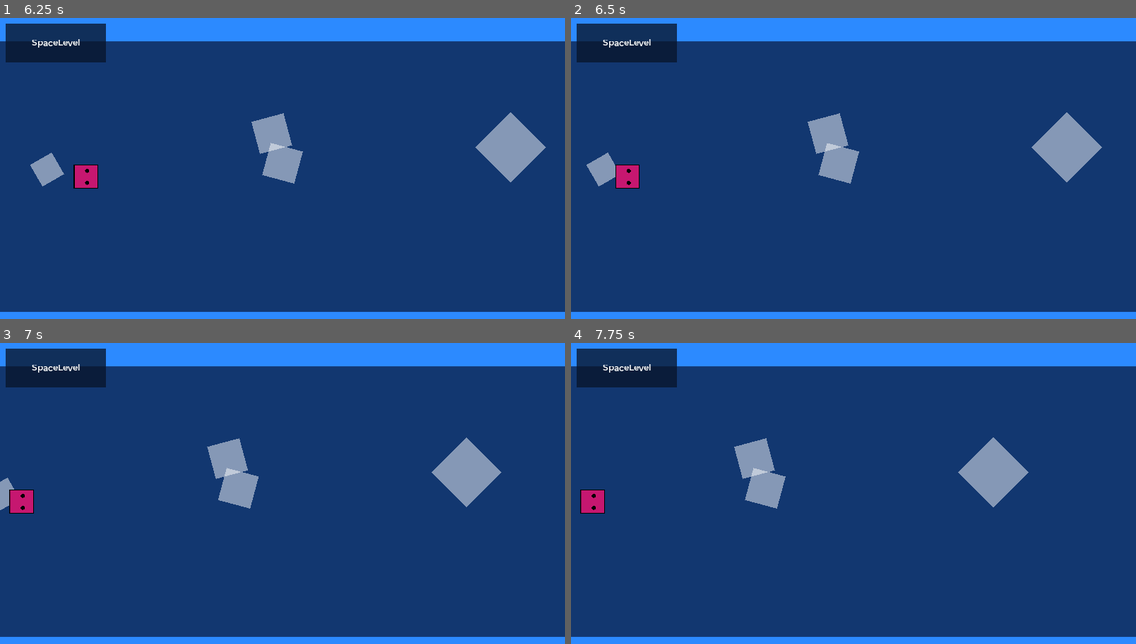
Above: before the commit, frames 1-4 (two rows, left to right).
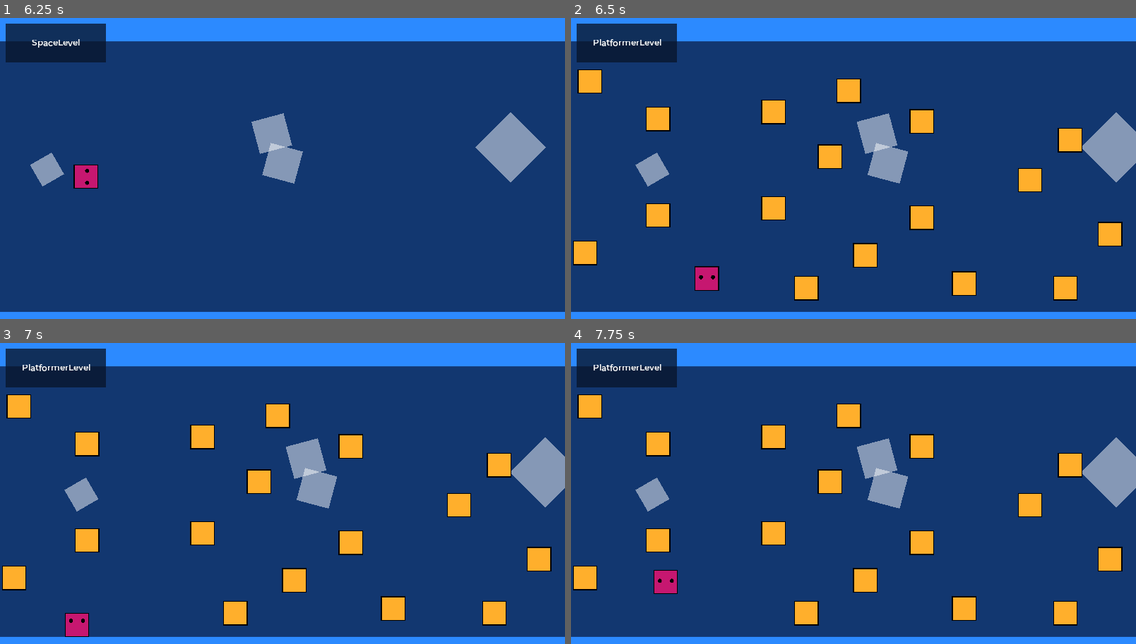
Above: after the commit, the same moments.

Repository: gdquest-demos/godot-mini-tuts-demos
Game: Godot game, scene res://Levels/SpaceLevel.tscn
The game is run twice, just before and just after one commit, with the same random seed, the same clock (stepped at 60 frames per second) and the same inputs.
Inputs (mouse positions are in pixels of both pictures, inside the frame that each line leads up to):
- Up to frame 1 (6.25 s): move the mouse to (406, 159) at 0.52 s; hold Space (jump) 0.53-1.28 s; hold D (right) 0.53-2.03 s; move the mouse to (169, 192) at 1.27 s; click (169, 192) at 1.35 s; tap Space (jump) at 1.52, 1.55, 1.82, 3.02, 3.05, 3.32, 4.52, 4.55, 4.82, 6.02, 6.05 s; move the mouse to (339, 108) at 2.02 s; hold A (left) 2.03-2.78 s; hold Space (jump) 2.03-2.78 s; move the mouse to (254, 240) at 2.77 s; hold D (right) 2.78-4.28 s; click (254, 240) at 2.85 s; move the mouse to (452, 225) at 3.52 s; hold Space (jump) 3.53-4.28 s; tap 2 (load_flappy) at 4.15 s; move the mouse to (113, 129) at 4.27 s; hold A (left) 4.28-5.03 s; click (113, 129) at 4.35 s; tap 4 (load_geometry) at 4.9 s; move the mouse to (310, 177) at 5.02 s; hold D (right) 5.03-5.78 s; hold Space (jump) 5.03-5.78 s; tap 1 (load_space) at 5.65 s; move the mouse to (197, 96) at 5.77 s; hold A (left) from 5.78 s (still down); click (197, 96) at 5.85 s
- Up to frame 2 (6.5 s): keep holding A (left); tap Space (jump) at 6.32 s; tap 5 (load_platformer, bound only after the commit) at 6.4 s
- Up to frame 3 (7 s): keep holding A (left); move the mouse to (406, 484) at 6.52 s; hold Space (jump) from 6.53 s (still down)
- Up to frame 4 (7.75 s): move the mouse to (740, 517) at 7.27 s; release A (left) at 7.28 s; release Space (jump) at 7.28 s; hold D (right) from 7.28 s (still down); click (740, 517) at 7.35 s; tap Space (jump) at 7.52, 7.55 s

Frame 1 is identical in both runs. In frame 2, 12% of the frame differs, in the area x 0-100%, y 7-94%; in frame 3, 12%; in frame 4, 12%.

Commit message:
Added platformer scene

Diff:
--- /dev/null
+++ b/2d/SideScrolling-Movements/Actors/PlayerPlatformer.gd
@@ -0,0 +1,36 @@
+extends KinematicBody2D
+
+export var speed := 400
+export var gravity := 2500
+export var jump_speed := -1000
+
+var _frame_index := {
+	Vector2.ZERO: 0, Vector2.RIGHT: 1, Vector2.LEFT: 2, Vector2.UP: 3, Vector2.DOWN: 4
+}
+var _velocity := Vector2.ZERO
+
+onready var animated_sprite: AnimatedSprite = $AnimatedSprite
+
+
+func _physics_process(delta) -> void:
+	_velocity.x = (Input.get_action_strength("right") - Input.get_action_strength("left")) * speed
+	_velocity.y += gravity * delta
+	_velocity = move_and_slide(_velocity, Vector2.UP)
+	if Input.is_action_just_pressed("jump"):
+		if is_on_floor():
+			_velocity.y = jump_speed
+
+
+func _unhandled_input(event):
+	if event.is_action_pressed("right"):
+		look_to(Vector2.RIGHT)
+	elif event.is_action_pressed("left"):
+		look_to(Vector2.LEFT)
+	elif event.is_action_pressed("jump"):
+		look_to(Vector2.UP)
+	else:
+		look_to(Vector2.ZERO)
+
+
+func look_to(direction: Vector2) -> void:
+	animated_sprite.frame = _frame_index[direction]
--- /dev/null
+++ b/2d/SideScrolling-Movements/Actors/PlayerPlatformer.tscn
@@ -0,0 +1,29 @@
+[gd_scene load_steps=9 format=2]
+
+[ext_resource path="res://Actors/Sprites/Player.svg" type="Texture" id=1]
+[ext_resource path="res://Actors/Sprites/PlayerDOWN.svg" type="Texture" id=2]
+[ext_resource path="res://Actors/Sprites/PlayerLEFT.svg" type="Texture" id=3]
+[ext_resource path="res://Actors/Sprites/PlayerRIGHT.svg" type="Texture" id=4]
+[ext_resource path="res://Actors/Sprites/PlayerUP.svg" type="Texture" id=5]
+[ext_resource path="res://Actors/PlayerPlatformer.gd" type="Script" id=6]
+
+[sub_resource type="SpriteFrames" id=1]
+animations = [ {
+"frames": [ ExtResource( 1 ), ExtResource( 4 ), ExtResource( 3 ), ExtResource( 5 ), ExtResource( 2 ) ],
+"loop": true,
+"name": "default",
+"speed": 5.0
+} ]
+
+[sub_resource type="RectangleShape2D" id=2]
+extents = Vector2( 40, 40 )
+
+[node name="PlayerPlatformer" type="KinematicBody2D"]
+script = ExtResource( 6 )
+
+[node name="AnimatedSprite" type="AnimatedSprite" parent="."]
+scale = Vector2( 0.2, 0.2 )
+frames = SubResource( 1 )
+
+[node name="CollisionShape2D" type="CollisionShape2D" parent="."]
+shape = SubResource( 2 )
--- a/2d/SideScrolling-Movements/Levels/ChangeLevel.gd
+++ b/2d/SideScrolling-Movements/Levels/ChangeLevel.gd
@@ -4,6 +4,7 @@
 var flappy_scene := "res://Levels/FlappyLevel.tscn"
 var angry_scene := "res://Levels/AngryLevel.tscn"
 var geometry_scene := "res://Levels/GeometryLevel.tscn"
+var platformer_scene := "res://Levels/PlatformerLevel.tscn"
 
 
 func _unhandled_input(event):
@@ -15,3 +16,5 @@
 		get_tree().change_scene(angry_scene)
 	elif event.is_action_pressed("load_geometry"):
 		get_tree().change_scene(geometry_scene)
+	elif event.is_action_pressed("load_platformer"):
+		get_tree().change_scene(platformer_scene)
--- /dev/null
+++ b/2d/SideScrolling-Movements/Levels/PlatformerLevel.tscn
@@ -0,0 +1,79 @@
+[gd_scene load_steps=5 format=2]
+
+[ext_resource path="res://Levels/Demo.tscn" type="PackedScene" id=1]
+[ext_resource path="res://Levels/floor.tscn" type="PackedScene" id=2]
+[ext_resource path="res://Actors/PlayerPlatformer.tscn" type="PackedScene" id=3]
+[ext_resource path="res://Actors/YellowObstacle.tscn" type="PackedScene" id=4]
+
+[node name="PlatformerLevel" instance=ExtResource( 1 )]
+
+[node name="PlayerPlatformer" parent="." index="1" instance=ExtResource( 3 )]
+position = Vector2( 488, 880 )
+
+[node name="Borders" type="Node2D" parent="." index="2"]
+
+[node name="floor" parent="Borders" index="0" instance=ExtResource( 2 )]
+
+[node name="rightwall" parent="Borders" index="1" instance=ExtResource( 2 )]
+position = Vector2( 920, 3128 )
+rotation = -1.57079
+
+[node name="leftwall" parent="Borders" index="2" instance=ExtResource( 2 )]
+position = Vector2( -1080, 3096 )
+rotation = -1.57079
+
+[node name="ceiling" parent="Borders" index="3" instance=ExtResource( 2 )]
+position = Vector2( 0, -1000 )
+
+[node name="Obstacles" type="Node2D" parent="." index="3"]
+
+[node name="Yellow" parent="Obstacles" index="0" instance=ExtResource( 4 )]
+position = Vector2( 800, 920 )
+
+[node name="Yellow2" parent="Obstacles" index="1" instance=ExtResource( 4 )]
+position = Vector2( 1000, 808 )
+
+[node name="Yellow3" parent="Obstacles" index="2" instance=ExtResource( 4 )]
+position = Vector2( 1192, 680 )
+
+[node name="Yellow4" parent="Obstacles" index="3" instance=ExtResource( 4 )]
+position = Vector2( 688, 648 )
+
+[node name="Yellow5" parent="Obstacles" index="4" instance=ExtResource( 4 )]
+position = Vector2( 880, 472 )
+
+[node name="Yellow8" parent="Obstacles" index="5" instance=ExtResource( 4 )]
+position = Vector2( 1680, 920 )
+
+[node name="Yellow9" parent="Obstacles" index="6" instance=ExtResource( 4 )]
+position = Vector2( 1336, 904 )
+
+[node name="Yellow10" parent="Obstacles" index="7" instance=ExtResource( 4 )]
+position = Vector2( 1832, 736 )
+
+[node name="Yellow11" parent="Obstacles" index="8" instance=ExtResource( 4 )]
+position = Vector2( 1560, 552 )
+
+[node name="Yellow6" parent="Obstacles" index="9" instance=ExtResource( 4 )]
+position = Vector2( 48, 800 )
+
+[node name="Yellow7" parent="Obstacles" index="10" instance=ExtResource( 4 )]
+position = Vector2( 296, 672 )
+
+[node name="Yellow12" parent="Obstacles" index="11" instance=ExtResource( 4 )]
+position = Vector2( 1192, 352 )
+
+[node name="Yellow13" parent="Obstacles" index="12" instance=ExtResource( 4 )]
+position = Vector2( 688, 320 )
+
+[node name="Yellow14" parent="Obstacles" index="13" instance=ExtResource( 4 )]
+position = Vector2( 944, 248 )
+
+[node name="Yellow15" parent="Obstacles" index="14" instance=ExtResource( 4 )]
+position = Vector2( 1696, 416 )
+
+[node name="Yellow16" parent="Obstacles" index="15" instance=ExtResource( 4 )]
+position = Vector2( 64, 216 )
+
+[node name="Yellow17" parent="Obstacles" index="16" instance=ExtResource( 4 )]
+position = Vector2( 296, 344 )
--- a/2d/SideScrolling-Movements/project.godot
+++ b/2d/SideScrolling-Movements/project.godot
@@ -84,6 +84,12 @@
 jump={
 "deadzone": 0.5,
 "events": [ Object(InputEventKey,"resource_local_to_scene":false,"resource_name":"","device":0,"alt":false,"shift":false,"control":false,"meta":false,"command":false,"pressed":false,"scancode":32,"unicode":0,"echo":false,"script":null)
+, Object(InputEventKey,"resource_local_to_scene":false,"resource_name":"","device":0,"alt":false,"shift":false,"control":false,"meta":false,"command":false,"pressed":false,"scancode":87,"unicode":0,"echo":false,"script":null)
+ ]
+}
+load_platformer={
+"deadzone": 0.5,
+"events": [ Object(InputEventKey,"resource_local_to_scene":false,"resource_name":"","device":0,"alt":false,"shift":false,"control":false,"meta":false,"command":false,"pressed":false,"scancode":53,"unicode":0,"echo":false,"script":null)
  ]
 }
 
